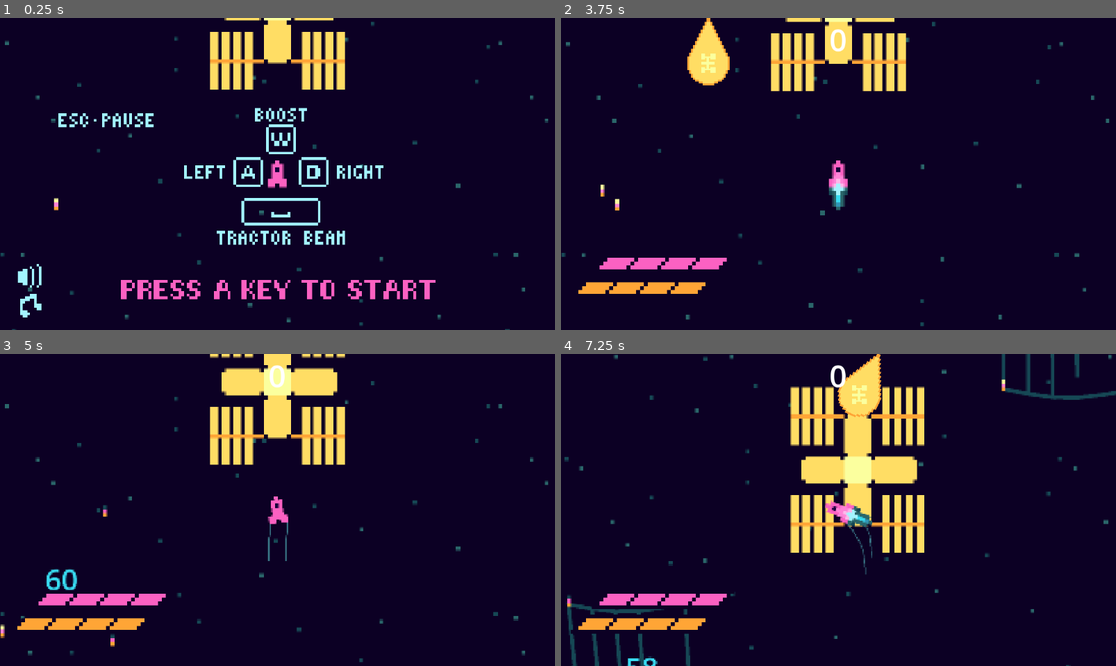
Above: before the commit, frames 1-4 (two rows, left to right).
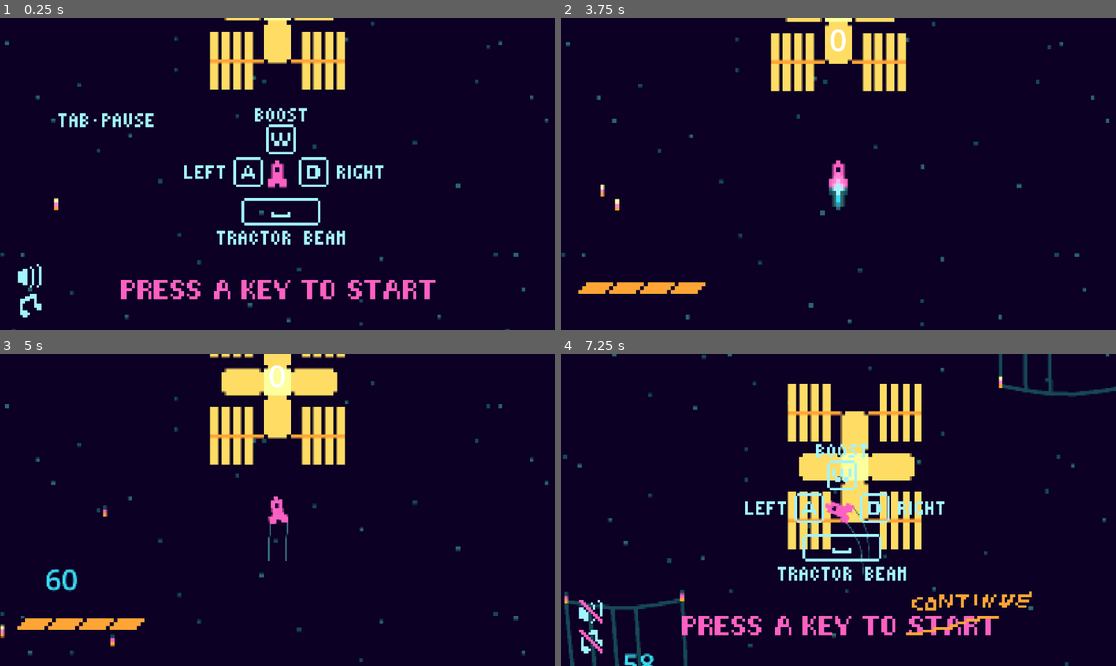
Above: after the commit, the same moments.

Repository: Salkin-Niklas/exgat
Game: Godot game, scene res://scenes/world.tscn
Same seed, same stepped clock (60 frames per second), same inputs: the game is played once before the commit and once after it.
Inputs (mouse positions are in pixels of both pictures, inside the frame that each line leads up to):
- Up to frame 1 (0.25 s): no input
- Up to frame 2 (3.75 s): click (594, 276) at 0.5 s; click (594, 276) at 1.25 s; click (594, 276) at 2 s; click (594, 305) at 2.75 s; tap Enter at 3.5 s; hold W (Boost) from 3.53 s (still down)
- Up to frame 3 (5 s): tap Space (TractorBeam) at 3.8, 4.35 s; release W (Boost) at 4.28 s; tap A (TurnL) at 4.55 s
- Up to frame 4 (7.25 s): hold A (TurnL) 5.03-5.78 s; tap D (TurnR) at 5.3, 5.85 s; tap W (Boost) at 6.05 s; hold W (Boost) from 6.53 s (still down); tap Space (TractorBeam) at 6.8 s; tap Tab (Pause, bound only after the commit) at 7.15 s

The runs differ from the first frame. In frame 1, less than 0.1% of the frame differs, in the area x 10-16%, y 30-36%; in frame 2, 1.8%; in frame 3, 0.8%; in frame 4, 15%, in the area x 0-100%, y 0-100%.

Commit message:
FIX: pause screen

Diff:
--- a/project.godot
+++ b/project.godot
@@ -44,6 +44,12 @@
 , Object(InputEventJoypadMotion,"resource_local_to_scene":false,"resource_name":"","device":-1,"axis":5,"axis_value":1.0,"script":null)
 ]
 }
+Pause={
+"deadzone": 0.2,
+"events": [Object(InputEventKey,"resource_local_to_scene":false,"resource_name":"","device":-1,"window_id":0,"alt_pressed":false,"shift_pressed":false,"ctrl_pressed":false,"meta_pressed":false,"pressed":false,"keycode":0,"physical_keycode":4194306,"key_label":0,"unicode":0,"location":0,"echo":false,"script":null)
+, Object(InputEventKey,"resource_local_to_scene":false,"resource_name":"","device":-1,"window_id":0,"alt_pressed":false,"shift_pressed":false,"ctrl_pressed":false,"meta_pressed":false,"pressed":false,"keycode":0,"physical_keycode":0,"key_label":4194306,"unicode":0,"location":0,"echo":false,"script":null)
+]
+}
 
 [physics]
 
--- a/scenes/player.tscn
+++ b/scenes/player.tscn
@@ -130,12 +130,14 @@
 stream = ExtResource("3_qhqgy")
 volume_db = -2.863
 autoplay = true
+bus = &"SFX"
 parameters/looping = true
 
 [node name="beam_sound" type="AudioStreamPlayer" parent="."]
 stream = ExtResource("4_dqkch")
 volume_db = 12.403
 autoplay = true
+bus = &"SFX"
 parameters/looping = true
 
 [connection signal="timeout" from="HitEffectTimeout" to="." method="_on_hit_effect_timeout_timeout"]
--- a/scenes/world.tscn
+++ b/scenes/world.tscn
@@ -165,6 +165,7 @@
 script = ExtResource("1_4wyf3")
 
 [node name="Game" type="CanvasLayer" parent="."]
+process_mode = 1
 follow_viewport_enabled = true
 
 [node name="Parallax2D" type="Parallax2D" parent="Game"]
@@ -240,6 +241,7 @@
 grow_vertical = 2
 
 [node name="GUI" type="CanvasLayer" parent="."]
+process_priority = -1
 layer = 2
 
 [node name="gameover" type="Control" parent="GUI"]
@@ -297,6 +299,7 @@
 script = ExtResource("14_7t5mc")
 
 [node name="health_Player" type="AnimatedSprite2D" parent="GUI/healthbar"]
+visible = false
 position = Vector2(151, -66)
 sprite_frames = SubResource("SpriteFrames_xo05s")
 animation = &"4"
@@ -384,11 +387,12 @@
 script = ExtResource("22_munwf")
 
 [node name="Timer" type="Timer" parent="GUI/InitHud"]
-wait_time = 0.3
+wait_time = 3.0
 autostart = true
 
 [node name="Gameover" type="Control" parent="GUI"]
 process_mode = 3
+process_priority = -1
 visible = false
 layout_mode = 3
 anchors_preset = 15
@@ -436,7 +440,7 @@
 [connection signal="gameover" from="Game/Station" to="Game/Player" method="_on_station_gameover"]
 [connection signal="health_changed" from="Game/Station" to="GUI/healthbar/health_Station" method="_on_station_health_changed"]
 [connection signal="health_changed" from="Game/Player" to="GUI/healthbar/health_Player" method="_on_player_health_changed"]
-[connection signal="pause_requested" from="Game/Player" to="GUI/InitHud" method="_ready"]
+[connection signal="pause_requested" from="Game/Player" to="GUI/InitHud" method="_on_player_pause_requested"]
 [connection signal="on_score" from="Game/ScrapSpawner" to="GUI/Score/Label" method="_on_scrap_spawner_on_score"]
 [connection signal="timeout" from="Game/ScrapSpawner/Timer" to="Game/ScrapSpawner" method="_on_timer_timeout"]
 [connection signal="toggled" from="GUI/InitHud/Music" to="music_drums" method="_on_music_toggled"]
@@ -444,3 +448,4 @@
 [connection signal="toggled" from="GUI/InitHud/SFX" to="GUI/InitHud/SFX" method="_on_toggled"]
 [connection signal="reset" from="GUI/Gameover" to="Game/Station" method="_on_gameover_reset"]
 [connection signal="reset" from="GUI/Gameover" to="Game/Player" method="_on_gameover_reset"]
+[connection signal="reset" from="GUI/Gameover" to="GUI/Score/Label" method="_on_gameover_reset"]
--- a/scripts/gameover.gd
+++ b/scripts/gameover.gd
@@ -7,11 +7,14 @@
 	$"../healthbar".hide()
 	$"../Score".hide()
 	$Timer.start()
+	get_tree().paused = true
 
 func _process(_delta: float)->void:
-	if (Input.is_anything_pressed() or Input.is_action_just_pressed("Boost") or Input.is_action_just_pressed("TractorBeam") or Input.is_action_just_pressed("TurnL") or Input.is_action_just_pressed("TurnR")) and not hidden and $Timer.is_stopped():
+	if visible and (Input.is_action_just_pressed("Boost") or Input.is_action_just_pressed("TractorBeam") or Input.is_action_just_pressed("TurnL") or Input.is_action_just_pressed("TurnR") or Input.is_action_just_pressed("Pause")):
+		print("triggered")
 		$"../InitHud".show()
-		$"../InitHud/Timer".start()
+		$"../InitHud".init()
+		$"../InitHud/TextureRect".texture = preload("res://assets/ui/Overlay.png")
 		reset.emit()
 		for c in get_tree().get_nodes_in_group("Scrap"):
 			c.queue_free()
--- a/scripts/gui_init_hud.gd
+++ b/scripts/gui_init_hud.gd
@@ -1,22 +1,36 @@
 extends Control
 
 func _ready() -> void:
+	init()
+
+func init() -> void:
 	show()
 	get_tree().paused = true
 	$"../healthbar".hide()
 	$"../station_direction".hide()
 	$"../Score".hide()
 	$Timer.start()
+	print("InitHUD called")
 
 func _process(_delta: float) -> void:
-	if  Input.is_key_pressed(KEY_SPACE) or \
-		Input.is_key_pressed(KEY_W) or  \
-		Input.is_key_pressed(KEY_A) or \
-		Input.is_key_pressed(KEY_D) or \
-		Input.is_key_pressed(KEY_ESCAPE) and $Timer.is_stopped():
-			get_tree().paused = false
-			$"../healthbar".show()
-			$"../station_direction".show()
-			$"../Score".show()
-			$TextureRect.texture = preload("res://assets/ui/Overlay_continue.png")
-			hide()
+	if visible and (Input.is_action_just_pressed("Boost") or\
+		Input.is_action_just_pressed("TractorBeam") or\
+		Input.is_action_just_pressed("TurnL") or\
+		Input.is_action_just_pressed("TurnR")):
+		get_tree().paused = false
+		$"../healthbar".show()
+		$"../Score".show()
+		$TextureRect.texture = preload("res://assets/ui/Overlay_continue.png")
+		hide()
+		print("unpaused")
+	#if  (Input.is_action_just_pressed("Boost") or Input.is_action_just_pressed("TractorBeam") or Input.is_action_just_pressed("TurnL") or Input.is_action_just_pressed("TurnR") or Input.is_key_pressed(KEY_ESCAPE)):
+	#		get_tree().paused = false
+	#		$"../healthbar".show()
+	#		$"../station_direction".show()
+	#		$"../Score".show()
+	#		$TextureRect.texture = preload("res://assets/ui/Overlay_continue.png")
+	#		hide()
+
+
+func _on_player_pause_requested() -> void:
+	init()
--- a/scripts/gui_points.gd
+++ b/scripts/gui_points.gd
@@ -5,3 +5,8 @@
 func _on_scrap_spawner_on_score(pts: int) -> void:
 	points += pts
 	text = str(points)
+
+
+func _on_gameover_reset() -> void:
+	points = 0
+	text = "0"
--- a/scripts/player.gd
+++ b/scripts/player.gd
@@ -9,6 +9,8 @@
 
 var trapped_debris: Array[RigidBody2D] = []
 var gameover: bool = false
+
+var last_escape: bool = false
 
 @export var line2d: Line2D
 @export var line2d2: Line2D
@@ -39,9 +41,11 @@
 			rotation += TURNING_SPEED*delta
 			base += "L"
 
-		if Input.is_key_pressed(KEY_ESCAPE):
+		if Input.is_action_just_pressed("Pause"):
 			$"../../GUI/InitHud".show()
 			pause_requested.emit()
+			print("paused")
+
 
 	$eninge_sound.stream_paused = base == "idle"
 
@@ -60,7 +64,7 @@
 			###if impulse.length() > 10 and $HitEffectTimeout.is_stopped():
 
 			var damage: float = abs(c.get_collider().linear_velocity.dot(c.get_normal())) + abs(self.velocity.dot(c.get_normal())) / 5
-			print("damaged by ", damage)
+			#print("damaged by ", damage)
 			if damage < 5.0 or not $HitEffectTimeout.is_stopped():
 				damage = 0.0
 			else:
@@ -144,6 +148,7 @@
 	position = Vector2(0, 347)
 	rotation = 0
 	gameover = false
+	reset_trail()
 
 
 func _on_station_gameover() -> void:
--- a/scripts/station.gd
+++ b/scripts/station.gd
@@ -39,4 +39,4 @@
 		if c is CollisionObject2D:
 			c.set_deferred("disabled", false)
 			c.show()
-			$Sprite2D.show()
+	$Sprite2D.show()
Binary file changed: assets/ui/Overlay.png
Binary file changed: assets/ui/Overlay_continue.png
